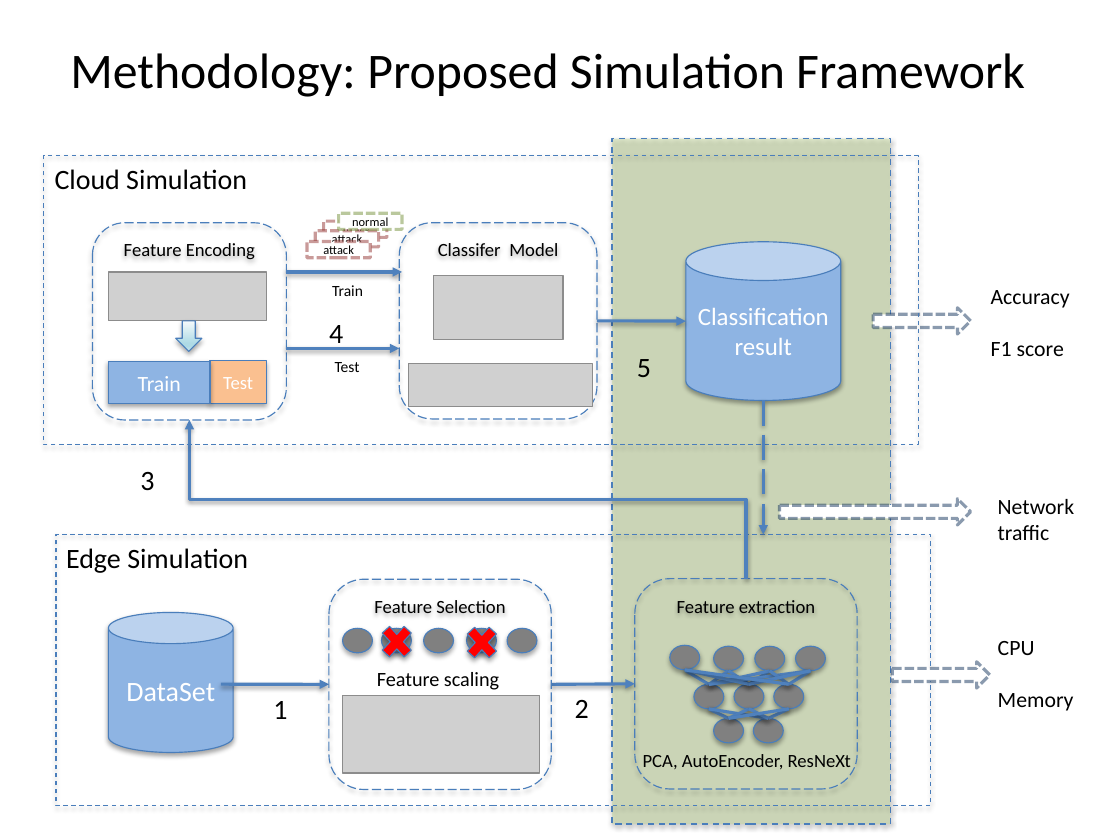
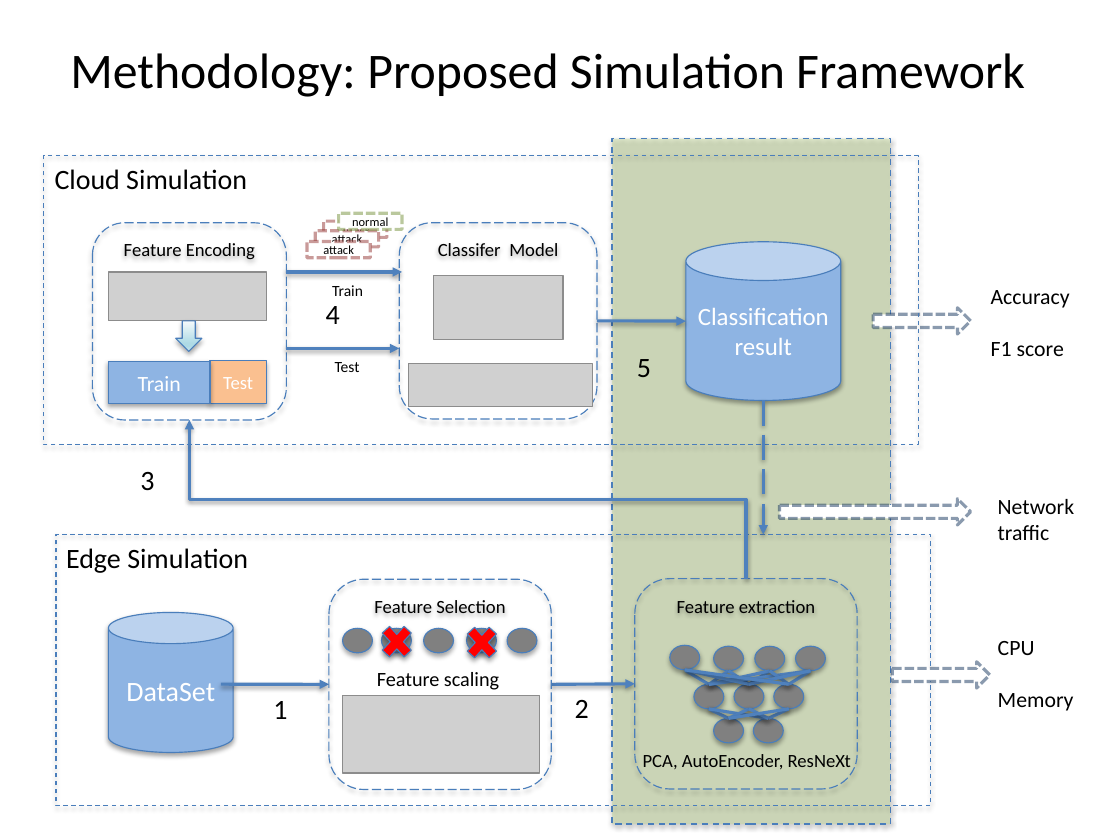
Before and after one commit to YMa10-ACS/Edge-IDS-Framework, a slide deck: slide 7 of Presentation/IoMT_IDS_Presentation.pptx. Drawn at 1120x840 pixels with LibreOffice and Linux fonts; fonts in the diff are those of the drawing; grey boxes stand for pictures. Boxes give left, top, right and bottom in pixels: in the first picture for what was removed or moved away, otherwise in the second. Text is boxed around its words. In the diff, an @@ line names an element or a change of style, - is before the commit and + after.

```diff
--- a/Presentation/IoMT_IDS_Presentation.pptx
+++ b/Presentation/IoMT_IDS_Presentation.pptx
@@ text "4" rewrapped from <box>329,325,343,350</box> to <box>326,306,340,324</box> @@
```
Also in this commit, not shown: 1 other file.
